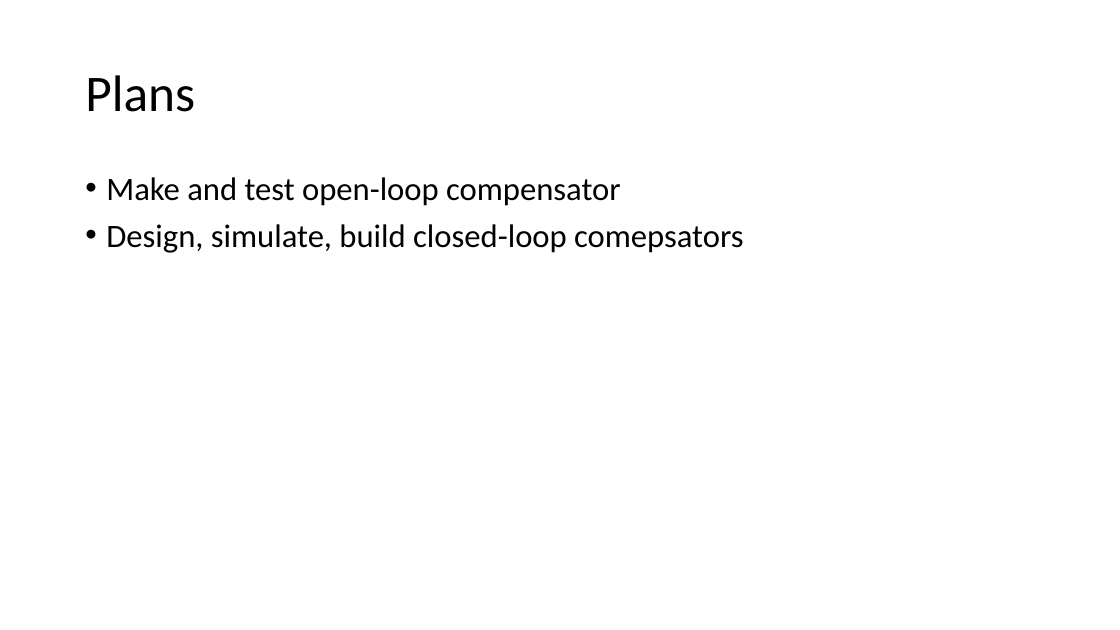
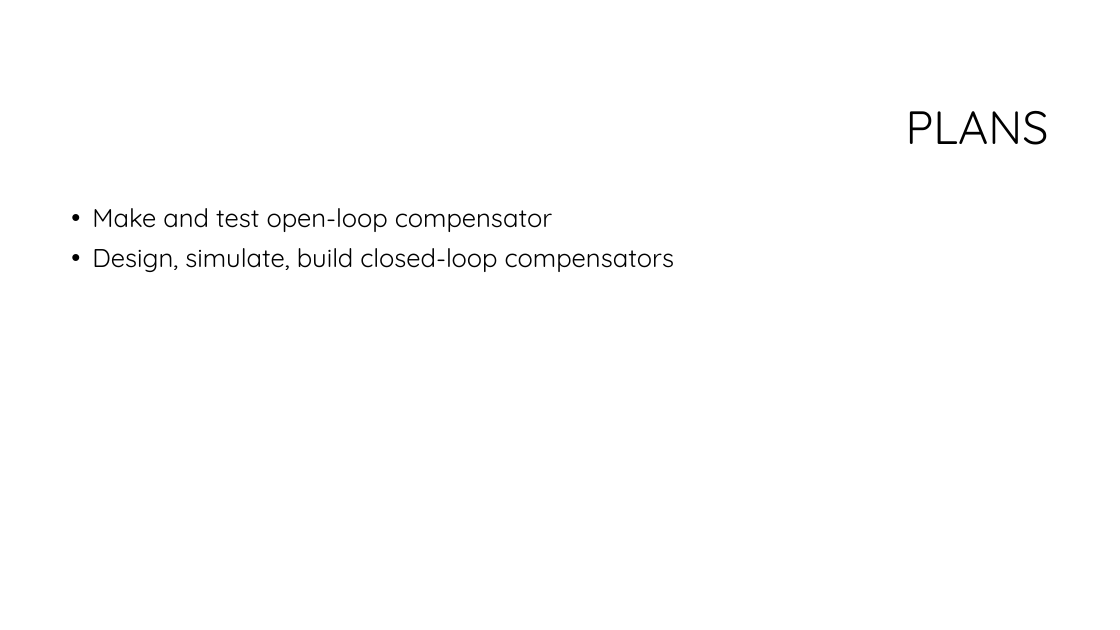
Before and after one commit to spez1998/3rd-year-project, a slide deck: slide 16 of Deliverables/2ndMarkerViva/viva_presentation.pptx (slide 14 before the commit). Drawn at 1120x630 pixels with LibreOffice and Linux fonts; fonts in the diff are those of the drawing; background and template pictures are left out. Boxes give left, top, right and bottom in pixels: in the first picture for what was removed or moved away, otherwise in the second. Text is boxed around its words. In the diff, an @@ line names an element or a change of style, - is before the commit and + after.

```diff
--- a/Deliverables/2ndMarkerViva/viva_presentation.pptx
+++ b/Deliverables/2ndMarkerViva/viva_presentation.pptx
@@ title at [906,111,1049,145]: text changed; size 44 to 40 pt; font Calibri to Quicksand @@
-Plans
+PLANS
@@ text "Make and test open-loop compensator": place and size @@
-text "Make and test open-loop compensator" at [106,177,743,253]
+text "Make and test open-loop compensator" at [92,208,675,272]
@@ text at [92,208,552,232]: size 28 to 22 pt, font Calibri to Quicksand in "Make and test open-loop compensator" @@
@@ text at [92,248,675,272]: text changed; size 28 to 22 pt; font Calibri to Quicksand @@
-• Design, simulate, build closed-loop comepsators
+• Design, simulate, build closed-loop compensators
```
Also in this commit, not shown: 13 other slides changed, 2 slides added, 1 other file.
